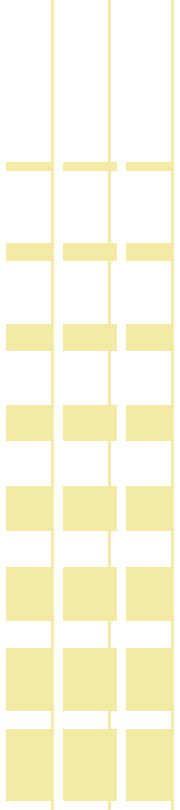
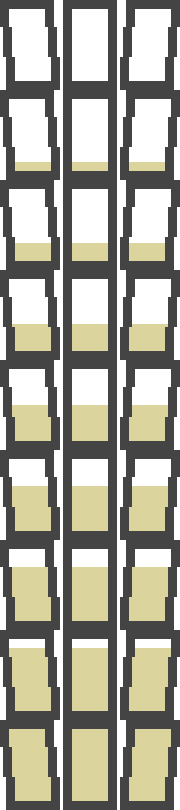
Comparing the layer stacks of the two 180px x 810px images. Changes:
showed "frames" over [0, 0, 180, 810]
painted on "fill" over [6, 0, 174, 810]
